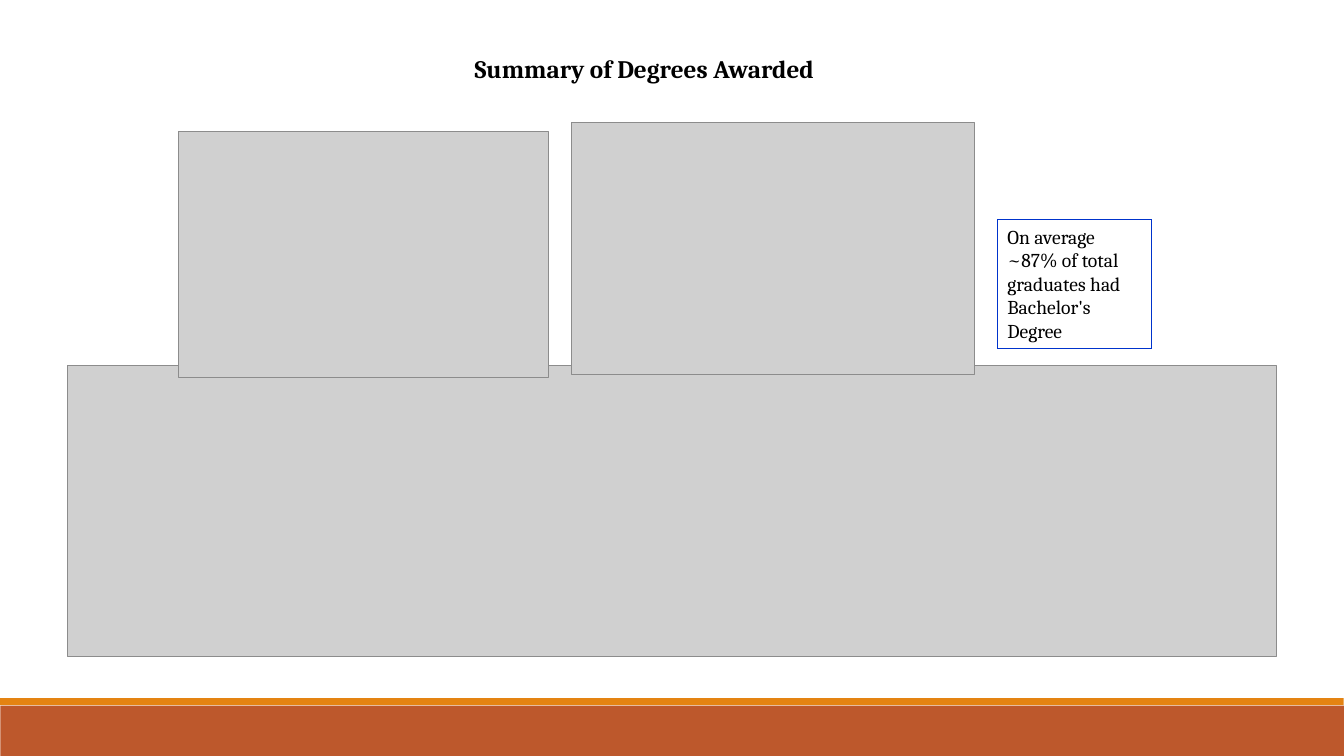
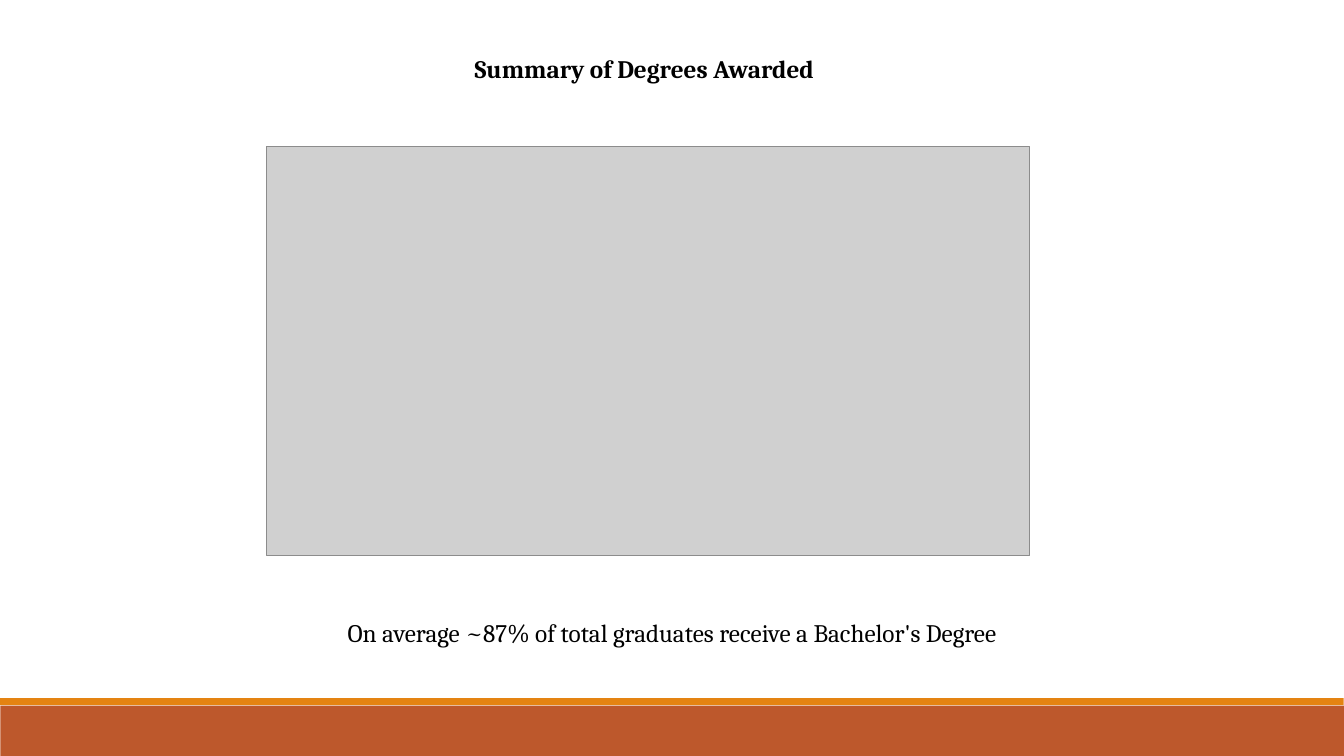
Before and after one commit to grahamb001/Project1, a slide deck: slide 10 of Project 1 Presentation Templatebg_ap.pptx (slide 9 before the commit). Drawn at 1344x756 pixels with LibreOffice and Linux fonts; fonts in the diff are those of the drawing; grey boxes stand for pictures. Boxes give left, top, right and bottom in pixels: in the first picture for what was removed or moved away, otherwise in the second. Text is boxed around its words. In the diff, an @@ line names an element or a change of style, - is before the commit and + after.

```diff
--- a/Project 1 Presentation Templatebg_ap.pptx
+++ b/Project 1 Presentation Templatebg_ap.pptx
@@ picture removed at (178,132,548,378) @@
@@ picture added at (267,146,1030,556) @@
@@ picture removed at (572,122,975,374) @@
@@ picture removed at (68,366,1276,657) @@
@@ text "On average ~87% of total ...": place and size @@
-text "On average ~87% of total ..." at (998,220,1152,349)
+text "On average ~87% of total ..." at (348,624,996,648)
@@ text "On average ~87% of total ..." at (348,624,996,648): outline #0033CC 0.75 pt to none @@
@@ text at (348,624,996,648): text changed; size 14 to 18 pt @@
-On average ~87% of total graduates had Bachelor's Degree
+On average ~87% of total graduates receive a Bachelor's Degree
```
Also in this commit, not shown: 3 other slides changed, 6 slides added, 8 slides removed.
